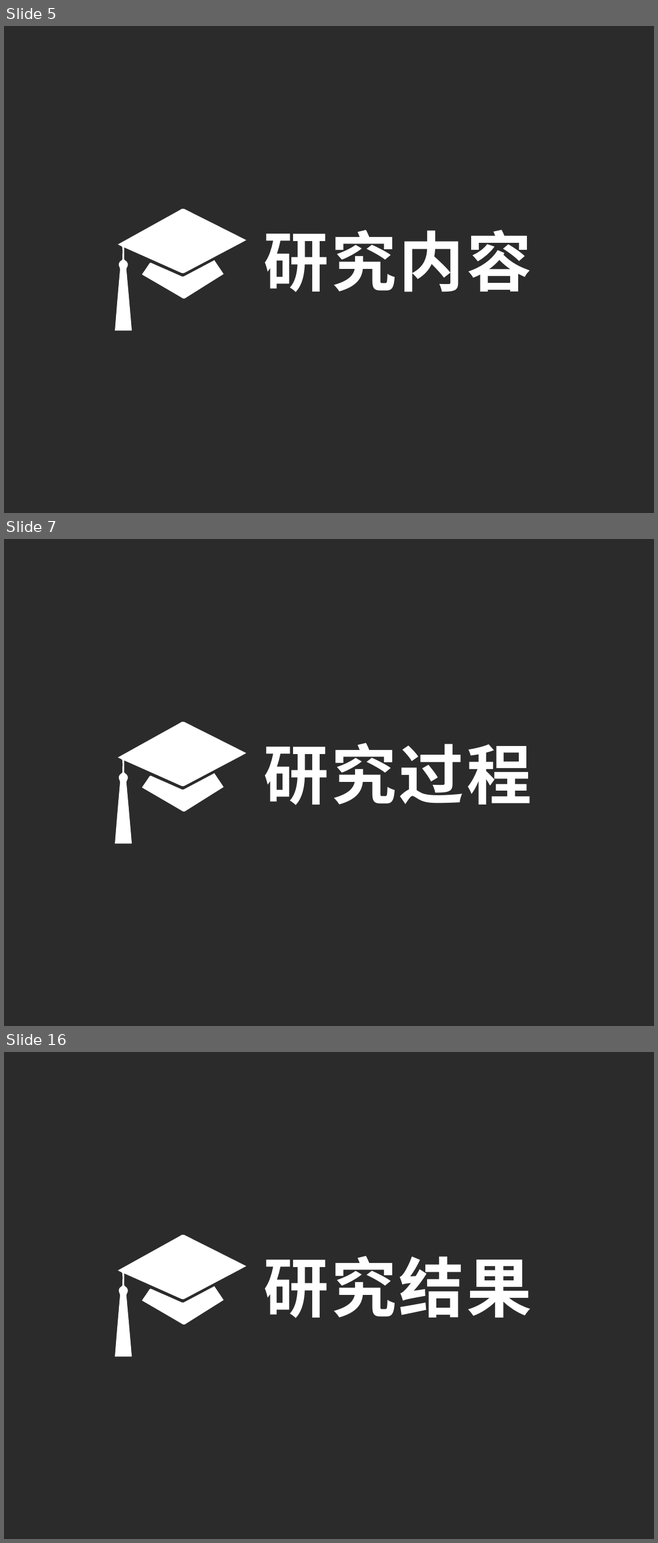
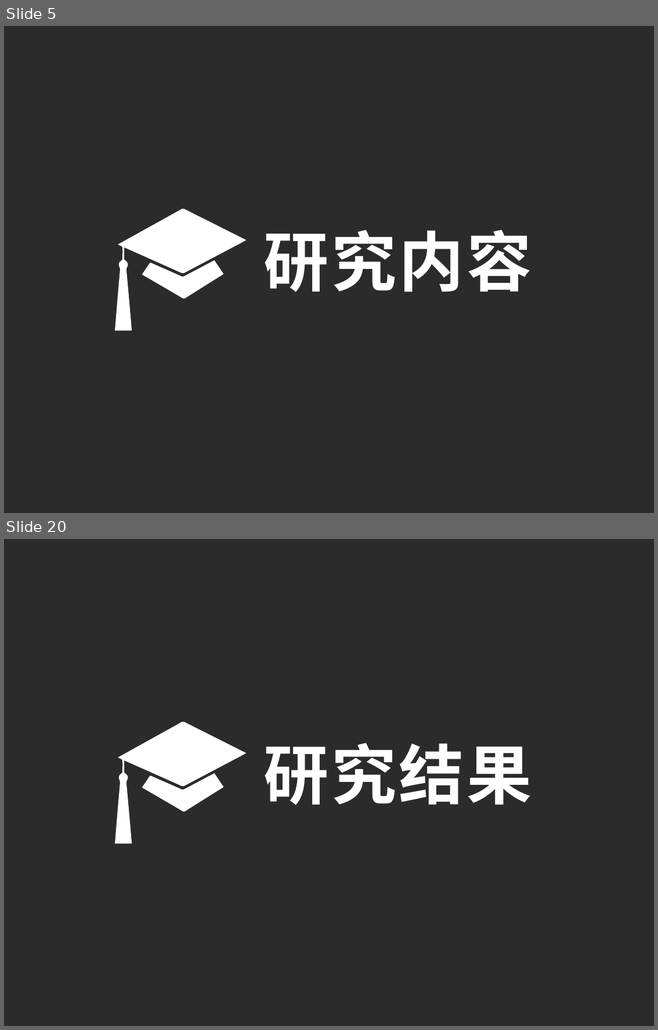
Before and after one commit to j1611328786/Big-Data, a slide deck: 程敬-3115316010-5085班毕业答辩.pptx. Shown one above the other, each under a label of ours: slides 5, 7 and 16 before the commit, slides 5 and 20 after it; the slides between them are not shown. The pictures are 658x1543 and 658x1030 pixels, drawn with LibreOffice and Linux fonts; fonts in the diff are those of the drawing; background and template pictures are left out; a plain dark background stands for a picture behind light text. Boxes give left, top, right and bottom in pixels: in the first picture for what was removed or moved away, otherwise in the second. Text is boxed around its words. In the diff, an @@ line names an element or a change of style, - is before the commit and + after.

```diff
--- a/程敬-3115316010-5085班毕业答辩.pptx
+++ b/程敬-3115316010-5085班毕业答辩.pptx
@@ slide 7 removed at [4, 539, 654, 1026], background picture (left out) @@
@@ freeform shape removed at [115, 722, 246, 843] @@
@@ text removed at [263, 743, 531, 805] @@
-研究过程
@@ freeform shape removed at [141, 773, 224, 812] @@
@@ what was slide 16 is now slide 20 @@
```
Also in this commit, not shown: 18 slides changed, 7 slides added, 2 other slides removed, 1 other file.
